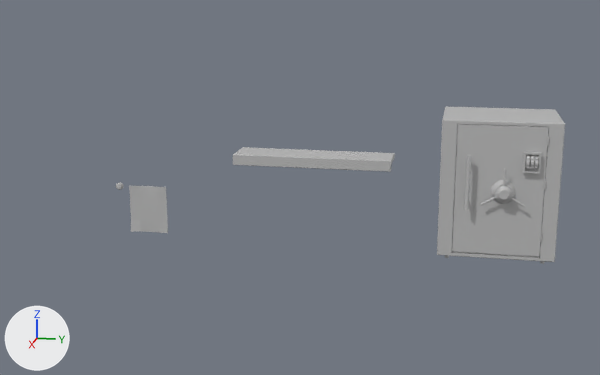
The FBX model Assets/Art/MODELS/NEW/Caja Fuerte/CajaFuerte.fbx as it was, and as the next commit left it.
Rendered twice from a 50 mm lens placed at (0.05, -0.0015, 0.019), pointed at (0.0129, -0.009, 0.0097). Lighting does not change. The marker at lower left points along +X, +Y and +Z. Where no turn or scale is listed for an object, it has been applied to the vertices.

Names of what the first picture shows: 'Caja', 'NotaCodigo', 'Puerta', 'Repisa'.
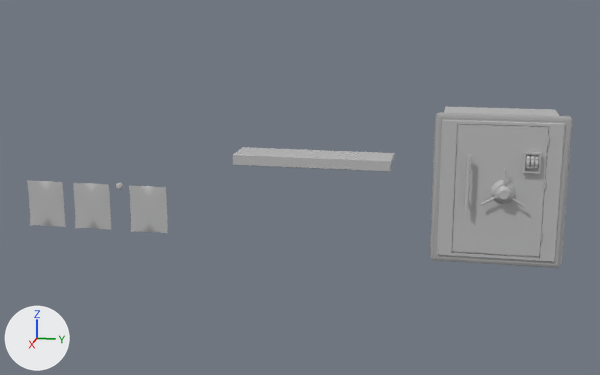
Where the change shows, as pixel boxes (x1, y1, x2, y2) in the pictures (600 x 375 px):
'Marco.001', added
    after: (430, 112, 573, 268)
'NotaCodigo1', added
    after: (73, 183, 111, 230)
'NotaCodigo2', added
    after: (27, 180, 66, 227)

Diff of the bpy script that builds the scene:
```diff
--- a/Assets/Art/MODELS/NEW/Caja Fuerte/CajaFuerte.fbx.py
+++ b/Assets/Art/MODELS/NEW/Caja Fuerte/CajaFuerte.fbx.py
@@ mat_standardsurface1 @@
+mat_standardsurface1 = principled_material('standardSurface1')
+mat_standardsurface1.base_color = (0.4, 0.4, 0.4)  # grey #aaaaaa
@@ me_mesh_010 @@
+me_mesh_010.from_pydata(...)  # 50 vertices, 48 faces; spans x -0.00005..0.00015, y -0.00096..0.00096, z -0.00118..0.00118
+me_mesh_010.materials.append(mat_nota)  # grey #bcbcbc
@@ me_mesh_012 @@
+me_mesh_012.from_pydata(...)  # 50 vertices, 48 faces; spans x -0.00005..0.00015, y -0.00096..0.00096, z -0.00118..0.00118
+me_mesh_012.materials.append(mat_nota)  # grey #bcbcbc
@@ me_mesh_007_1 @@
+me_mesh_007_1.from_pydata(...)  # 48 vertices, 44 faces; spans x -0.00018..0.00018, y -0.0028..0.0028, z -0.00329..0.00329
+me_mesh_007_1.materials.append(mat_standardsurface1)  # grey #aaaaaa
@@ ob_notacodigo2 @@
+ob_notacodigo2 = bpy.data.objects.new('NotaCodigo2', me_mesh_010)
+ob_notacodigo2.location = (0.01219, -0.02232, 0.008)
@@ ob_notacodigo1 @@
+ob_notacodigo1 = bpy.data.objects.new('NotaCodigo1', me_mesh_012)
+ob_notacodigo1.location = (0.01219, -0.01982, 0.008)
@@ ob_marco_001 @@
+ob_marco_001 = bpy.data.objects.new('Marco.001', me_mesh_007_1)
+ob_marco_001.location = (0.01456, 0.0, 0.01035)
```
